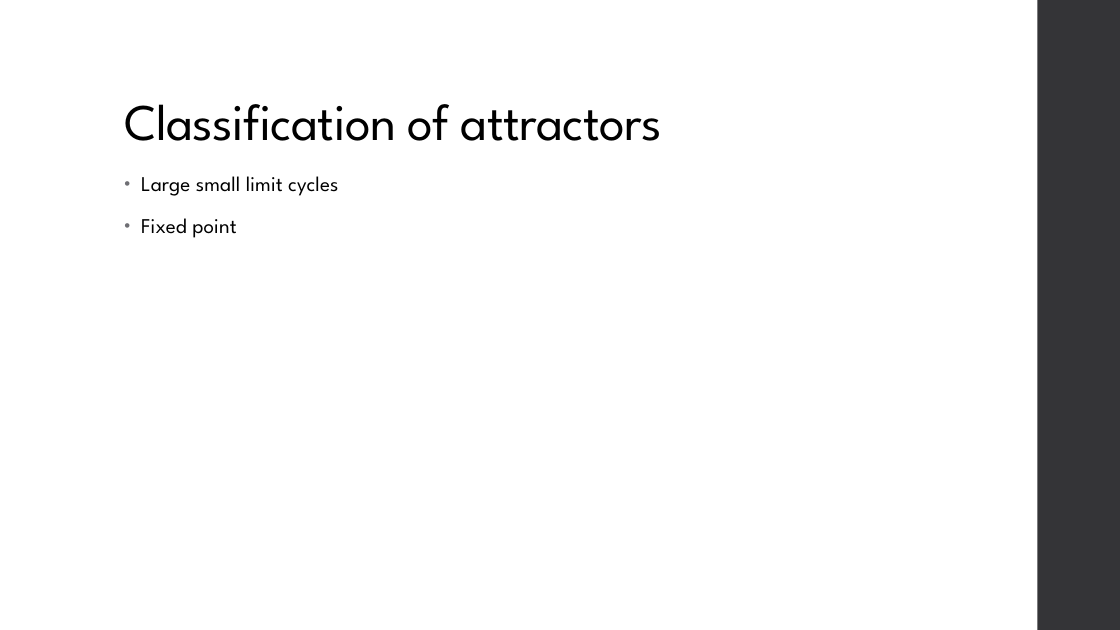
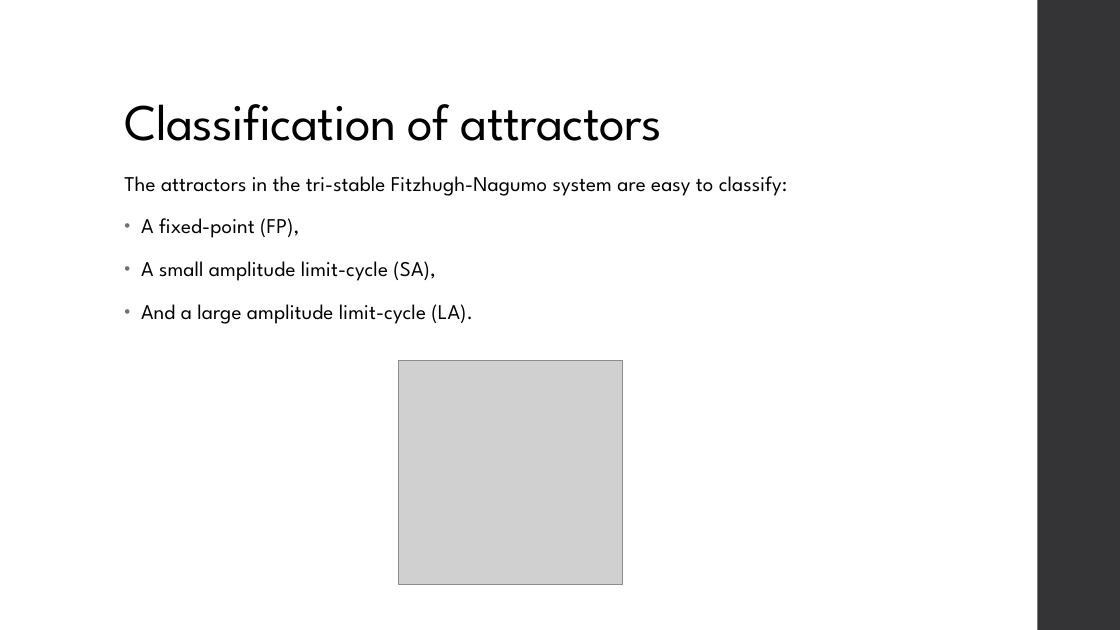
Before and after one commit to JonasEBrown/University, a slide deck: slide 12 of EPSRC Internship/October Presentation.pptx. Drawn at 1120x630 pixels with LibreOffice and Linux fonts; fonts in the diff are those of the drawing; grey boxes stand for pictures. Boxes give left, top, right and bottom in pixels: in the first picture for what was removed or moved away, otherwise in the second. Text is boxed around its words. In the diff, an @@ line names an element or a change of style, - is before the commit and + after.

```diff
--- a/EPSRC Internship/October Presentation.pptx
+++ b/EPSRC Internship/October Presentation.pptx
@@ text at bbox=[124, 176, 787, 324]: text changed @@
-• Large small limit cycles
-• Fixed point
+The attractors in the tri-stable Fitzhugh-Nagumo system are easy to classify:
+• A fixed-point (FP),
+• A small amplitude limit-cycle (SA),
+• And a large amplitude limit-cycle (LA).
@@ picture added at bbox=[399, 360, 623, 584] @@
```
Also in this commit, not shown: 7 other slides changed, 14 slides added, 3 slides removed, 16 other files.
